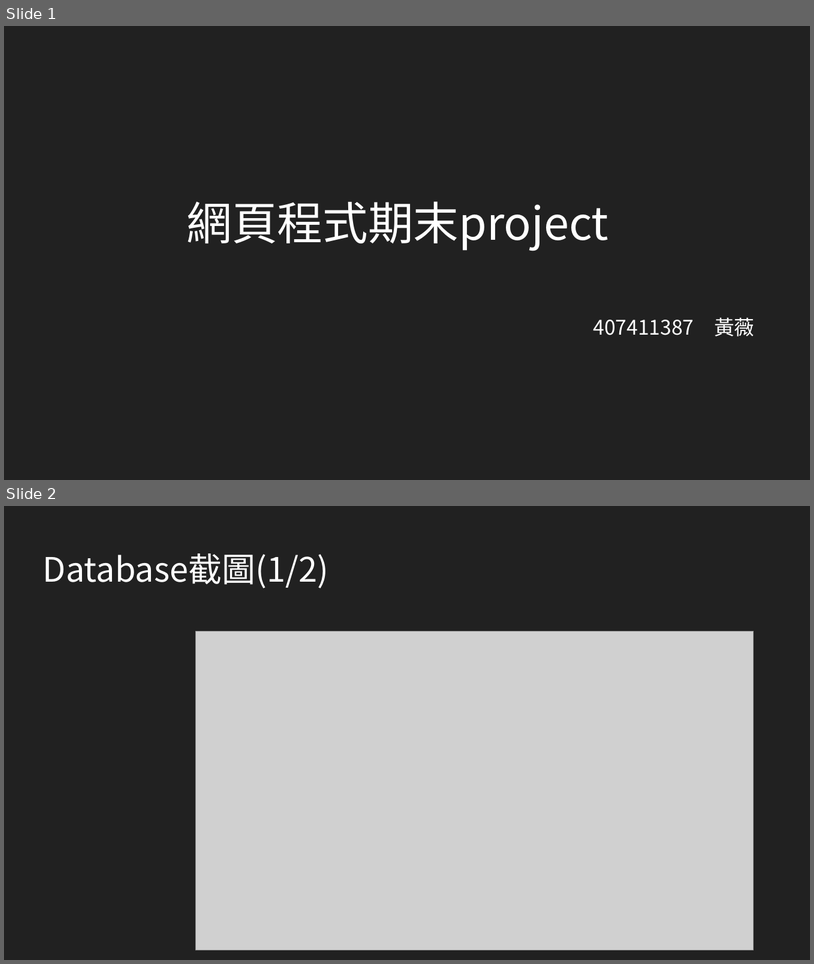
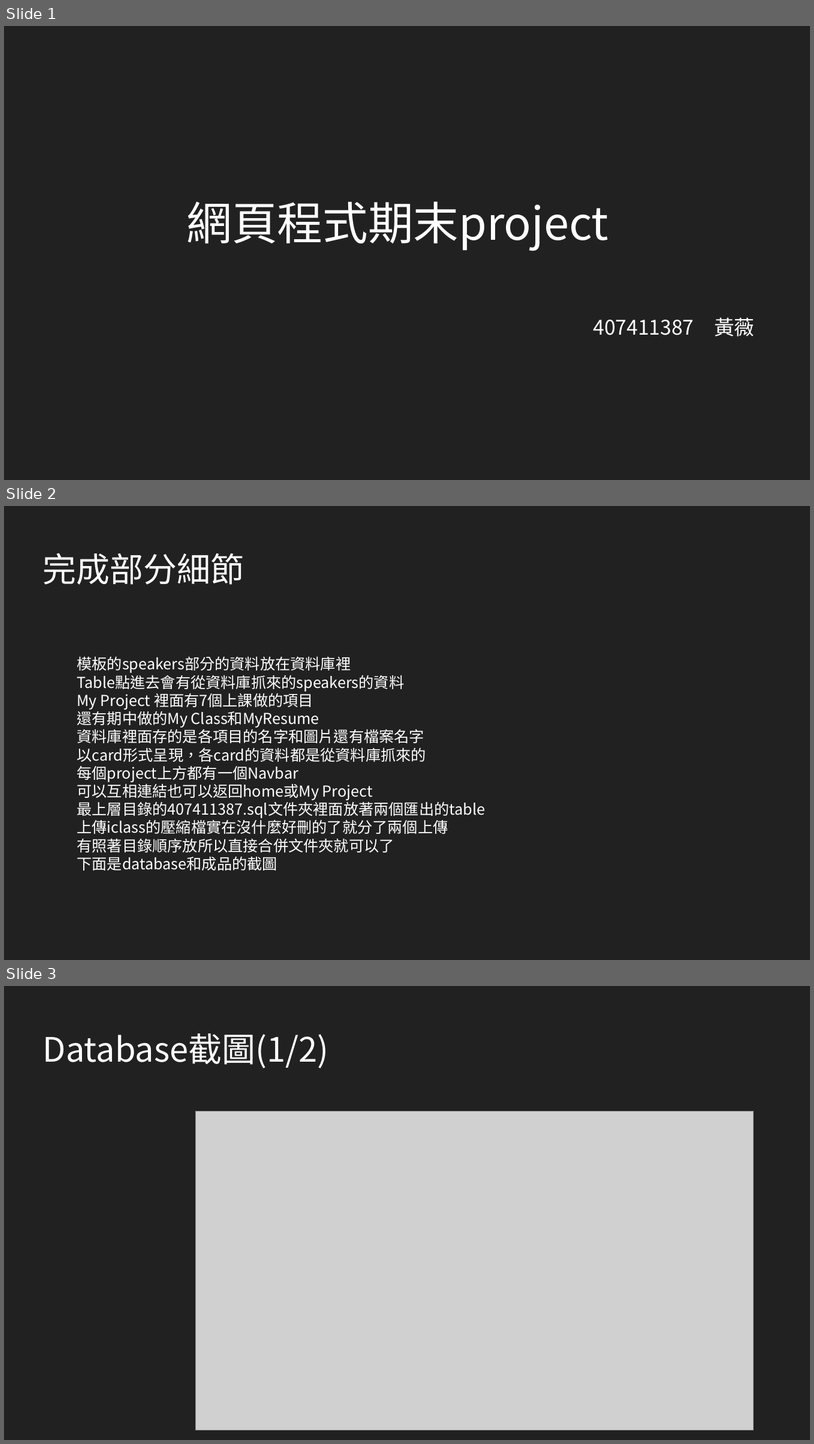
Before and after one commit to ksddlsk/1081-P2-407411387, a slide deck: 407411387_黃薇.pptx. Shown one above the other, each under a label of ours: slides 1 and 2 before the commit, slides 1, 2 and 3 after it. The pictures are 814x964 and 814x1444 pixels, drawn with LibreOffice and Linux fonts; fonts in the diff are those of the drawing; grey boxes stand for pictures; background and template pictures are left out. Boxes give left, top, right and bottom in pixels: in the first picture for what was removed or moved away, otherwise in the second. Text is boxed around its words. In the diff, an @@ line names an element or a change of style, - is before the commit and + after.

```diff
--- a/407411387_黃薇.pptx
+++ b/407411387_黃薇.pptx
@@ slide 2 added at box(4, 506, 810, 960), background #212121 @@
@@ text added at box(43, 553, 245, 585), 40 pt, text #FFFFFF @@
+完成部分細節
@@ text added at box(77, 657, 485, 870), 18 pt, text #FFFFFF @@
+模板的speakers部分的資料放在資料庫裡
+Table點進去會有從資料庫抓來的speakers的資料
+My Project 裡面有7個上課做的項目
+還有期中做的My Class和MyResume
+資料庫裡面存的是各項目的名字和圖片還有檔案名字
+以card形式呈現，各card的資料都是從資料庫抓來的
+每個project上方都有一個Navbar
+可以互相連結也可以返回home或My Project
+最上層目錄的407411387.sql文件夾裡面放著兩個匯出的table
+上傳iclass的壓縮檔實在沒什麼好刪的了就分了兩個上傳
+有照著目錄順序放所以直接合併文件夾就可以了
+下面是database和成品的截圖
@@ what was slide 2 is now slide 3 @@
```
Also in this commit, not shown: 1 other file.
